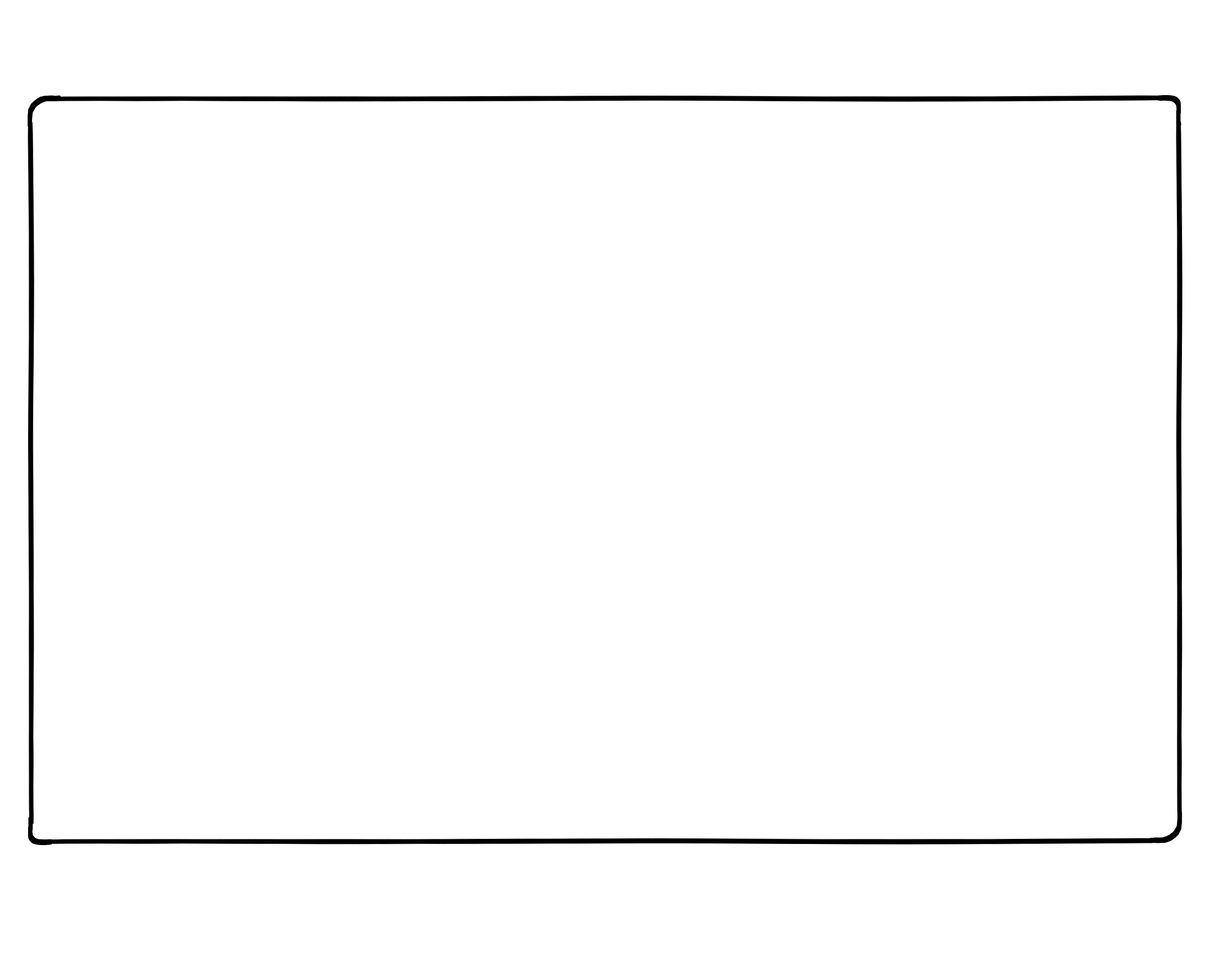
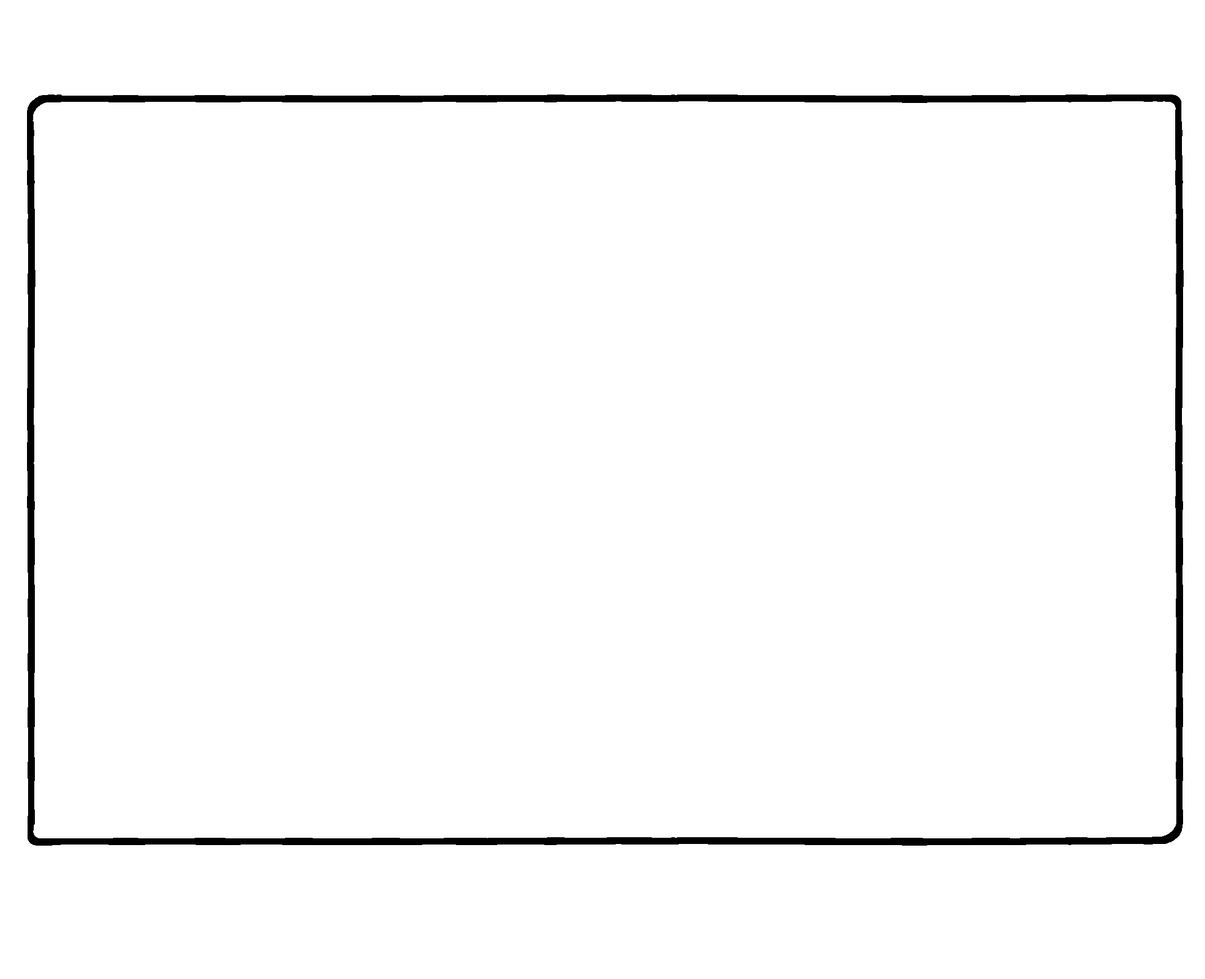
Two versions of the same layered image (1205 × 979). Layer-by-layer changes:
added layer "Ebene 5" above "Ebene 2" over <box>26,94,1184,846</box>
hid "Ebene 2 kopieren 3" over <box>28,96,1183,844</box>
hid "Ebene 1" over <box>28,96,1182,843</box>
